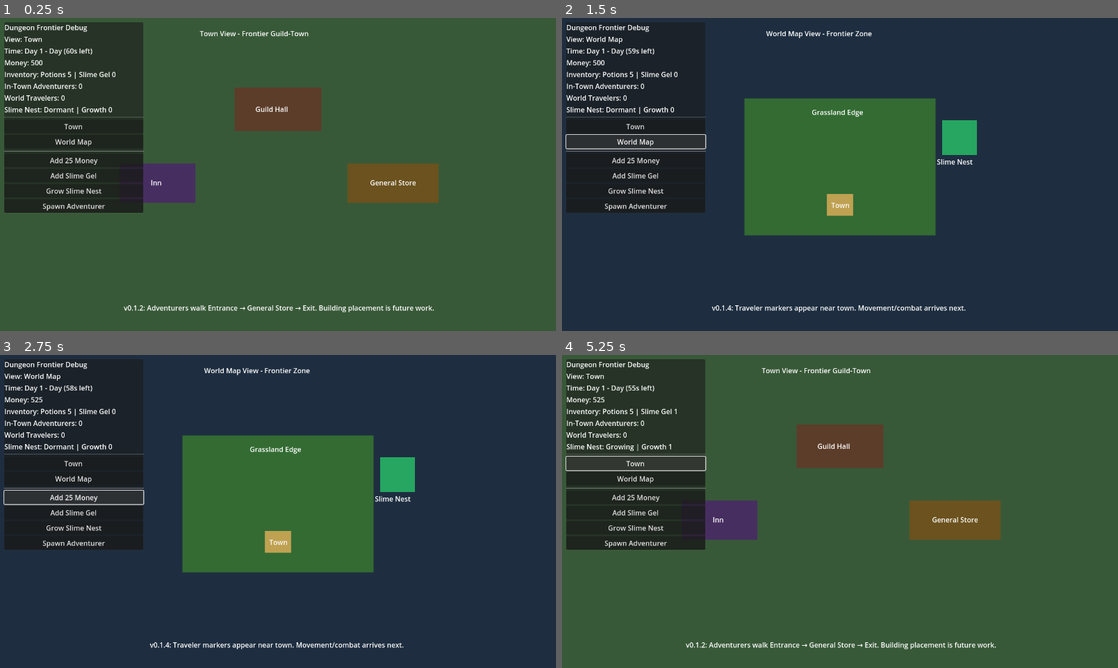
Above: before the commit, frames 1-4 (two rows, left to right).
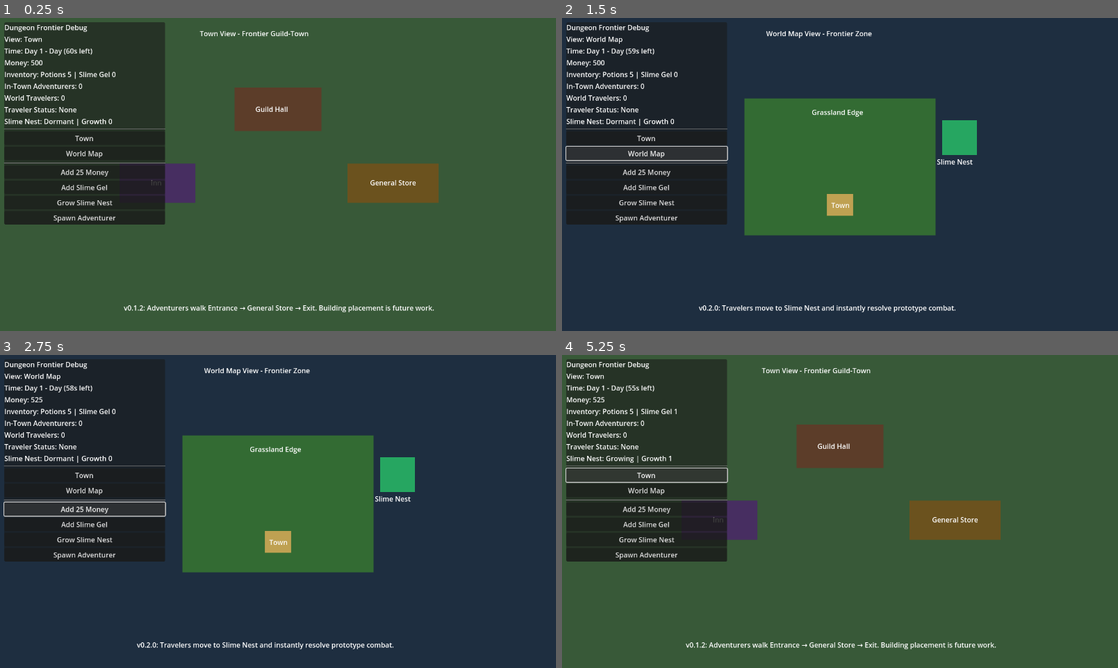
Above: after the commit, the same moments.

Repository: Caithis/AdventureVillage
Game: Godot game, scene res://scenes/main/Main.tscn
Same seed, same stepped clock (60 frames per second), same inputs: the game is played once before the commit and once after it.
Inputs:
- Up to frame 1 (0.25 s): no input
- Up to frame 2 (1.5 s): click "Town" at 0.5 s; click "World Map" at 1.25 s
- Up to frame 3 (2.75 s): click "Add 25 Money" at 2 s
- Up to frame 4 (5.25 s): click "Add Slime Gel" at 2.75 s; click "Grow Slime Nest" at 3.5 s; click "Spawn Adventurer" at 4.25 s; click "Town" at 5 s

The runs differ from the first frame. In frame 1, 4.8% of the frame differs, in the area x 0-30%, y 1-66%; in frame 2, 4.0%; in frame 3, 4.2%; in frame 4, 5.2%.

Commit message:
feat: add v0.2.0 first combat prototype

Diff:
--- a/godot_project/scenes/ui/DebugUI.tscn
+++ b/godot_project/scenes/ui/DebugUI.tscn
@@ -13,8 +13,8 @@
 layout_mode = 1
 offset_left = 10.0
 offset_top = 10.0
-offset_right = 330.0
-offset_bottom = 330.0
+offset_right = 380.0
+offset_bottom = 365.0
 
 [node name="VBoxContainer" type="VBoxContainer" parent="PanelContainer"]
 layout_mode = 2
@@ -46,6 +46,11 @@
 [node name="WorldTravelerLabel" type="Label" parent="PanelContainer/VBoxContainer"]
 layout_mode = 2
 text = "World Travelers: 0"
+
+[node name="WorldTravelerSummaryLabel" type="Label" parent="PanelContainer/VBoxContainer"]
+layout_mode = 2
+text = "Traveler Status: None"
+autowrap_mode = 3
 
 [node name="ThreatLabel" type="Label" parent="PanelContainer/VBoxContainer"]
 layout_mode = 2
--- a/godot_project/scenes/world_map/WorldMap.tscn
+++ b/godot_project/scenes/world_map/WorldMap.tscn
@@ -66,8 +66,8 @@
 [node name="WorldTravelers" type="Node2D" parent="."]
 
 [node name="HintLabel" type="Label" parent="."]
-offset_left = 345.0
+offset_left = 315.0
 offset_top = 655.0
-offset_right = 980.0
+offset_right = 1040.0
 offset_bottom = 685.0
-text = "v0.1.4: Traveler markers appear near town. Movement/combat arrives next."
+text = "v0.2.0: Travelers move to Slime Nest and instantly resolve prototype combat."
--- a/godot_project/scripts/autoload/GameState.gd
+++ b/godot_project/scripts/autoload/GameState.gd
@@ -4,6 +4,20 @@
 
 const SMALL_POTION_ID := "small_potion"
 const SLIME_GEL_ID := "slime_gel"
+
+const SLIME_NEST_WORLD_POSITION := Vector2(915, 275)
+const TOWN_WORLD_POSITION := Vector2(642, 430)
+
+const WORLD_TRAVELER_SPEED := 45.0
+const WORLD_ARRIVAL_DISTANCE := 8.0
+
+const SLIME_MAX_HP := 18
+const SLIME_ATTACK := 4
+const SLIME_SPEED := 0.85
+const SLIME_GEL_REWARD := 2
+
+const SMALL_POTION_HEAL_AMOUNT := 15
+const POTION_USE_HP_RATIO := 0.40
 
 var money: int = 500
 var current_view_name: String = "Unknown"
@@ -19,6 +33,12 @@
 
 var slime_nest_status: String = "Dormant"
 var slime_nest_growth: int = 0
+
+var _world_simulation_emit_timer: float = 0.0
+var _world_simulation_emit_interval: float = 0.15
+
+func _process(delta: float) -> void:
+	_update_world_travelers(delta)
 
 func emit_state_changed() -> void:
 	state_changed.emit()
@@ -99,8 +119,15 @@
 		"level": _safe_get_property(adventurer, "level", 1),
 		"gold": _safe_get_property(adventurer, "gold", 0),
 		"inventory": _safe_get_property(adventurer, "inventory", {}).duplicate(true),
-		"status": "Near Town",
-		"world_position": Vector2(642, 430),
+		"status": "TravelingToSlimeNest",
+		"world_position": TOWN_WORLD_POSITION,
+		"target_position": SLIME_NEST_WORLD_POSITION,
+		"max_hp": 30,
+		"hp": 30,
+		"attack": 7,
+		"speed": 1.0,
+		"combat_resolved": false,
+		"last_combat_log": "Traveling to Slime Nest.",
 	}
 
 	next_world_traveler_id += 1
@@ -113,12 +140,135 @@
 
 func get_world_traveler_count() -> int:
 	return world_travelers.size()
+
+func get_world_traveler_summary() -> String:
+	if world_travelers.is_empty():
+		return "None"
+
+	var summary_parts: Array[String] = []
+
+	for traveler in world_travelers:
+		var traveler_name := str(traveler.get("display_name", "Traveler"))
+		var status := str(traveler.get("status", "Unknown"))
+		summary_parts.append("%s:%s" % [traveler_name, status])
+
+		if summary_parts.size() >= 3:
+			break
+
+	if world_travelers.size() > 3:
+		summary_parts.append("+%d more" % (world_travelers.size() - 3))
+
+	return " | ".join(summary_parts)
+
+func _update_world_travelers(delta: float) -> void:
+	if world_travelers.is_empty():
+		return
+
+	var changed := false
+
+	for index in world_travelers.size():
+		var traveler := world_travelers[index]
+		var status := str(traveler.get("status", ""))
+
+		if status == "TravelingToSlimeNest":
+			var current_position: Vector2 = traveler.get("world_position", TOWN_WORLD_POSITION)
+			var target_position: Vector2 = traveler.get("target_position", SLIME_NEST_WORLD_POSITION)
+			var new_position := _move_position_toward(current_position, target_position, WORLD_TRAVELER_SPEED * delta)
+			traveler["world_position"] = new_position
+			changed = true
+
+			if new_position.distance_to(target_position) <= WORLD_ARRIVAL_DISTANCE:
+				traveler["world_position"] = target_position
+				traveler["status"] = "FightingSlime"
+				traveler["last_combat_log"] = "Encountered Slime."
+				_resolve_slime_combat(traveler)
+				changed = true
+
+		world_travelers[index] = traveler
+
+	_world_simulation_emit_timer += delta
+	if changed and _world_simulation_emit_timer >= _world_simulation_emit_interval:
+		_world_simulation_emit_timer = 0.0
+		state_changed.emit()
+
+func _move_position_toward(current_position: Vector2, target_position: Vector2, max_distance: float) -> Vector2:
+	var direction := target_position - current_position
+	var distance := direction.length()
+
+	if distance <= max_distance or distance <= 0.0:
+		return target_position
+
+	return current_position + direction.normalized() * max_distance
+
+func _resolve_slime_combat(traveler: Dictionary) -> void:
+	if bool(traveler.get("combat_resolved", false)):
+		return
+
+	traveler["combat_resolved"] = true
+
+	var adventurer_hp := int(traveler.get("hp", 30))
+	var adventurer_max_hp := int(traveler.get("max_hp", 30))
+	var adventurer_attack := int(traveler.get("attack", 7))
+	var adventurer_speed := float(traveler.get("speed", 1.0))
+	var adventurer_meter := 0.0
+
+	var slime_hp := SLIME_MAX_HP
+	var slime_meter := 0.0
+
+	var inventory: Dictionary = traveler.get("inventory", {})
+	var potion_used := false
+	var combat_log: Array[String] = []
+	combat_log.append("Combat started vs Slime.")
+
+	var rounds := 0
+	while adventurer_hp > 0 and slime_hp > 0 and rounds < 100:
+		rounds += 1
+		adventurer_meter += adventurer_speed
+		slime_meter += SLIME_SPEED
+
+		if adventurer_hp <= int(adventurer_max_hp * POTION_USE_HP_RATIO) and int(inventory.get(SMALL_POTION_ID, 0)) > 0 and not potion_used:
+			inventory[SMALL_POTION_ID] = int(inventory.get(SMALL_POTION_ID, 0)) - 1
+			adventurer_hp = mini(adventurer_hp + SMALL_POTION_HEAL_AMOUNT, adventurer_max_hp)
+			potion_used = true
+			combat_log.append("Used Small Potion.")
+
+		if adventurer_meter >= 1.0:
+			adventurer_meter = 0.0
+			slime_hp -= adventurer_attack
+			combat_log.append("Hit Slime for %d." % adventurer_attack)
+
+			if slime_hp <= 0:
+				break
+
+		if slime_meter >= 1.0:
+			slime_meter = 0.0
+			adventurer_hp -= SLIME_ATTACK
+			combat_log.append("Slime hit for %d." % SLIME_ATTACK)
+
+	traveler["hp"] = maxi(adventurer_hp, 0)
+	traveler["inventory"] = inventory
+
+	if slime_hp <= 0:
+		inventory[SLIME_GEL_ID] = int(inventory.get(SLIME_GEL_ID, 0)) + SLIME_GEL_REWARD
+		traveler["inventory"] = inventory
+		traveler["status"] = "ReturningWithLoot"
+		traveler["last_combat_log"] = "Won vs Slime. Gained %d Slime Gel." % SLIME_GEL_REWARD
+	elif adventurer_hp <= 0:
+		traveler["status"] = "InjuredReturning"
+		traveler["last_combat_log"] = "Lost vs Slime. Injured."
+	else:
+		traveler["status"] = "InjuredReturning"
+		traveler["last_combat_log"] = "Combat timed out. Retreating."
+
+	if potion_used:
+		traveler["last_combat_log"] += " Potion used."
+
+	state_changed.emit()
 
 func _safe_get_property(object: Object, property_name: String, fallback: Variant) -> Variant:
 	if object == null:
 		return fallback
 
-	# In Godot 4, direct dynamic get() returns null if missing.
 	var value: Variant = object.get(property_name)
 	if value == null:
 		return fallback
--- a/godot_project/scripts/ui/DebugUI.gd
+++ b/godot_project/scripts/ui/DebugUI.gd
@@ -6,6 +6,7 @@
 @onready var inventory_label: Label = $PanelContainer/VBoxContainer/InventoryLabel
 @onready var adventurer_label: Label = $PanelContainer/VBoxContainer/AdventurerLabel
 @onready var world_traveler_label: Label = $PanelContainer/VBoxContainer/WorldTravelerLabel
+@onready var world_traveler_summary_label: Label = $PanelContainer/VBoxContainer/WorldTravelerSummaryLabel
 @onready var threat_label: Label = $PanelContainer/VBoxContainer/ThreatLabel
 
 @onready var town_button: Button = $PanelContainer/VBoxContainer/TownButton
@@ -72,6 +73,7 @@
 	]
 	adventurer_label.text = "In-Town Adventurers: %d" % GameState.get_adventurer_count()
 	world_traveler_label.text = "World Travelers: %d" % GameState.get_world_traveler_count()
+	world_traveler_summary_label.text = "Traveler Status: " + GameState.get_world_traveler_summary()
 	threat_label.text = "Slime Nest: %s | Growth %d" % [
 		GameState.slime_nest_status,
 		GameState.slime_nest_growth
--- a/godot_project/scripts/world_map/WorldMap.gd
+++ b/godot_project/scripts/world_map/WorldMap.gd
@@ -1,34 +1,69 @@
 extends Node2D
 
 @onready var world_travelers_container: Node2D = $WorldTravelers
+
+var traveler_markers: Dictionary = {}
 
 func _ready() -> void:
 	print("World Map scene loaded.")
 	GameState.state_changed.connect(_refresh_world_travelers)
 	_refresh_world_travelers()
 
+func _process(_delta: float) -> void:
+	_update_marker_positions_and_labels()
+
 func _exit_tree() -> void:
 	if GameState.state_changed.is_connected(_refresh_world_travelers):
 		GameState.state_changed.disconnect(_refresh_world_travelers)
 
 func _refresh_world_travelers() -> void:
-	for child in world_travelers_container.get_children():
-		child.queue_free()
+	var active_ids: Array[int] = []
 
+	for index in GameState.get_world_travelers().size():
+		var traveler := GameState.get_world_travelers()[index]
+		var traveler_id := int(traveler.get("id", index))
+		active_ids.append(traveler_id)
+
+		if not traveler_markers.has(traveler_id):
+			var marker := _create_traveler_marker(traveler)
+			world_travelers_container.add_child(marker)
+			traveler_markers[traveler_id] = marker
+
+	var ids_to_remove: Array[int] = []
+	for traveler_id in traveler_markers.keys():
+		if not active_ids.has(int(traveler_id)):
+			ids_to_remove.append(int(traveler_id))
+
+	for traveler_id in ids_to_remove:
+		var marker_to_remove: Node2D = traveler_markers[traveler_id]
+		if is_instance_valid(marker_to_remove):
+			marker_to_remove.queue_free()
+		traveler_markers.erase(traveler_id)
+
+	_update_marker_positions_and_labels()
+
+func _update_marker_positions_and_labels() -> void:
 	var travelers := GameState.get_world_travelers()
 
 	for index in travelers.size():
 		var traveler := travelers[index]
-		var marker := _create_traveler_marker(traveler, index)
-		world_travelers_container.add_child(marker)
+		var traveler_id := int(traveler.get("id", index))
 
-func _create_traveler_marker(traveler: Dictionary, index: int) -> Node2D:
+		if not traveler_markers.has(traveler_id):
+			continue
+
+		var marker: Node2D = traveler_markers[traveler_id]
+		var base_position: Vector2 = traveler.get("world_position", Vector2(642, 430))
+		var offset := Vector2((index % 5) * 22, int(index / 5) * 28)
+		marker.position = base_position + offset
+
+		var label := marker.get_node_or_null("Label") as Label
+		if label != null:
+			label.text = _build_traveler_label(traveler)
+
+func _create_traveler_marker(traveler: Dictionary) -> Node2D:
 	var marker := Node2D.new()
-	marker.name = "WorldTraveler_%s" % str(traveler.get("id", index))
-
-	var base_position: Vector2 = traveler.get("world_position", Vector2(642, 430))
-	var offset := Vector2((index % 5) * 22, int(index / 5) * 28)
-	marker.position = base_position + offset
+	marker.name = "WorldTraveler_%s" % str(traveler.get("id", 0))
 
 	var body := ColorRect.new()
 	body.name = "Body"
@@ -39,12 +74,20 @@
 
 	var label := Label.new()
 	label.name = "Label"
-	label.position = Vector2(-42, -34)
-	label.size = Vector2(120, 30)
-	label.text = "%s\n%s" % [
-		str(traveler.get("display_name", "Traveler")),
-		str(traveler.get("status", "Near Town"))
-	]
+	label.position = Vector2(-55, -54)
+	label.size = Vector2(180, 60)
+	label.text = _build_traveler_label(traveler)
 	marker.add_child(label)
 
 	return marker
+
+func _build_traveler_label(traveler: Dictionary) -> String:
+	var inventory: Dictionary = traveler.get("inventory", {})
+	return "%s\n%s\nHP %d/%d | P:%d G:%d" % [
+		str(traveler.get("display_name", "Traveler")),
+		str(traveler.get("status", "Unknown")),
+		int(traveler.get("hp", 0)),
+		int(traveler.get("max_hp", 0)),
+		int(inventory.get("small_potion", 0)),
+		int(inventory.get("slime_gel", 0))
+	]
Not shown, changed: README.md
Not shown, changed: docs/Changelog.md
Not shown, added: docs/CombatPrototypeNotes.md
Not shown, changed: docs/KnownIssues.md
Not shown, changed: docs/ProjectState.md
Not shown, added: docs/TestChecklist_v0_2_0.md
